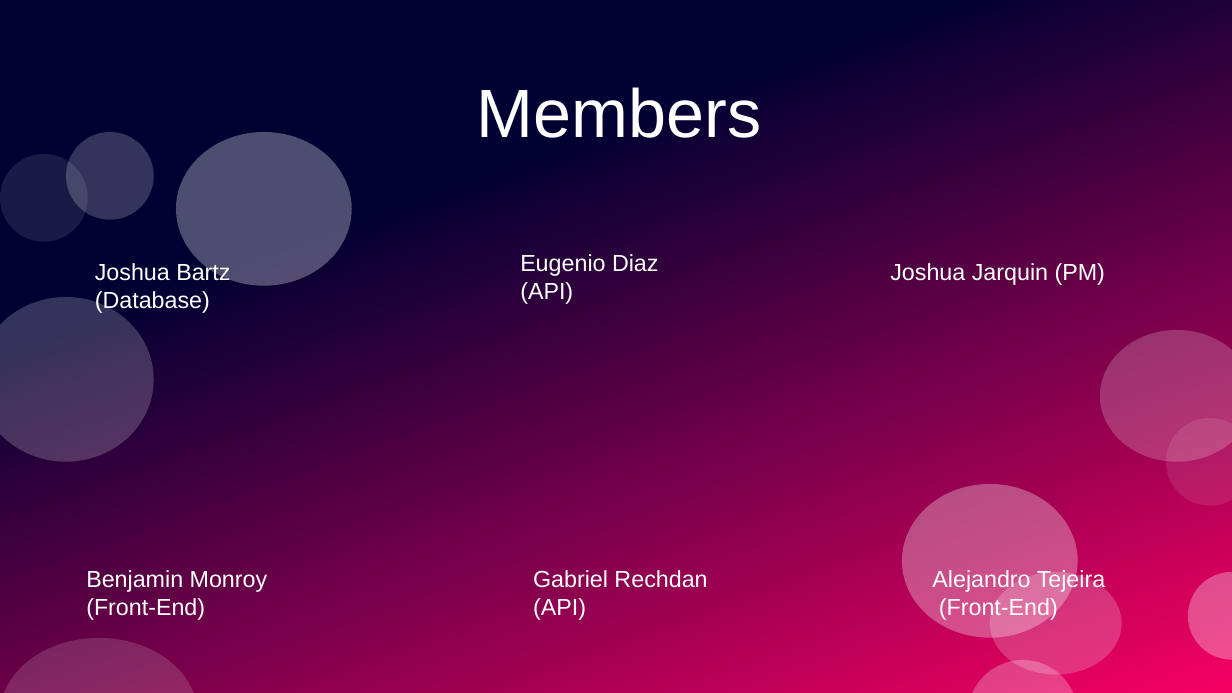
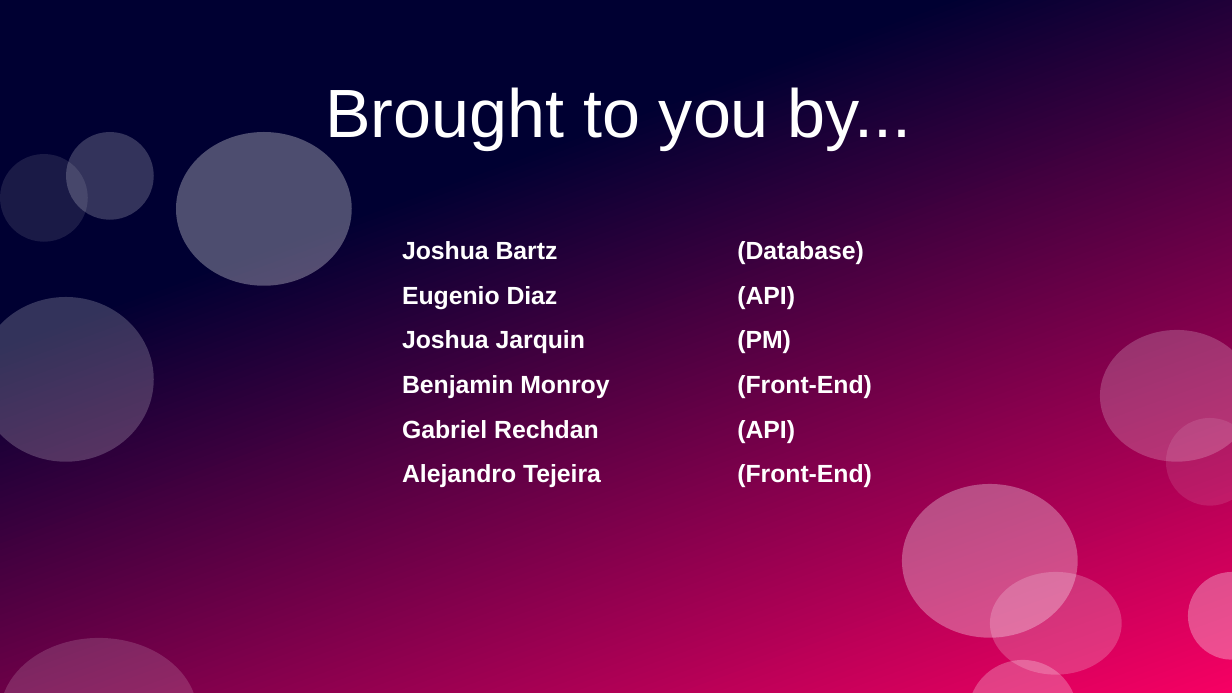
Before and after one commit to PrototypeProto/COP_4331_Small-Project, a slide deck: slide 3 of Pres.pptx (slide 2 before the commit). Drawn at 1232x693 pixels with LibreOffice and Linux fonts; fonts in the diff are those of the drawing. Boxes give left, top, right and bottom in pixels: in the first picture for what was removed or moved away, otherwise in the second. Text is boxed around its words. In the diff, an @@ line names an element or a change of style, - is before the commit and + after.

```diff
--- a/Pres.pptx
+++ b/Pres.pptx
@@ title at bbox=[325, 87, 912, 149]: text changed @@
-Members
+Brought to you by...
@@ text removed at bbox=[95, 261, 230, 313] @@
-Joshua Bartz (Database)
@@ text added at bbox=[402, 241, 872, 487], 16 pt, text #FFFFFF, bold @@
+Joshua Bartz (Database)
+Eugenio Diaz (API)
+Joshua Jarquin (PM)
+Benjamin Monroy (Front-End)
+Gabriel Rechdan (API)
+Alejandro Tejeira (Front-End)
@@ text removed at bbox=[520, 254, 659, 304] @@
-Eugenio Diaz (API)
@@ text removed at bbox=[890, 263, 1105, 285] @@
-Joshua Jarquin (PM)
@@ text removed at bbox=[932, 568, 1105, 620] @@
-Alejandro Tejeira (Front-End)
@@ text removed at bbox=[86, 570, 268, 620] @@
-Benjamin Monroy (Front-End)
@@ text removed at bbox=[533, 570, 707, 620] @@
-Gabriel Rechdan (API)
```
Also in this commit, not shown: 6 other slides changed, 6 slides added, 4 slides removed.
